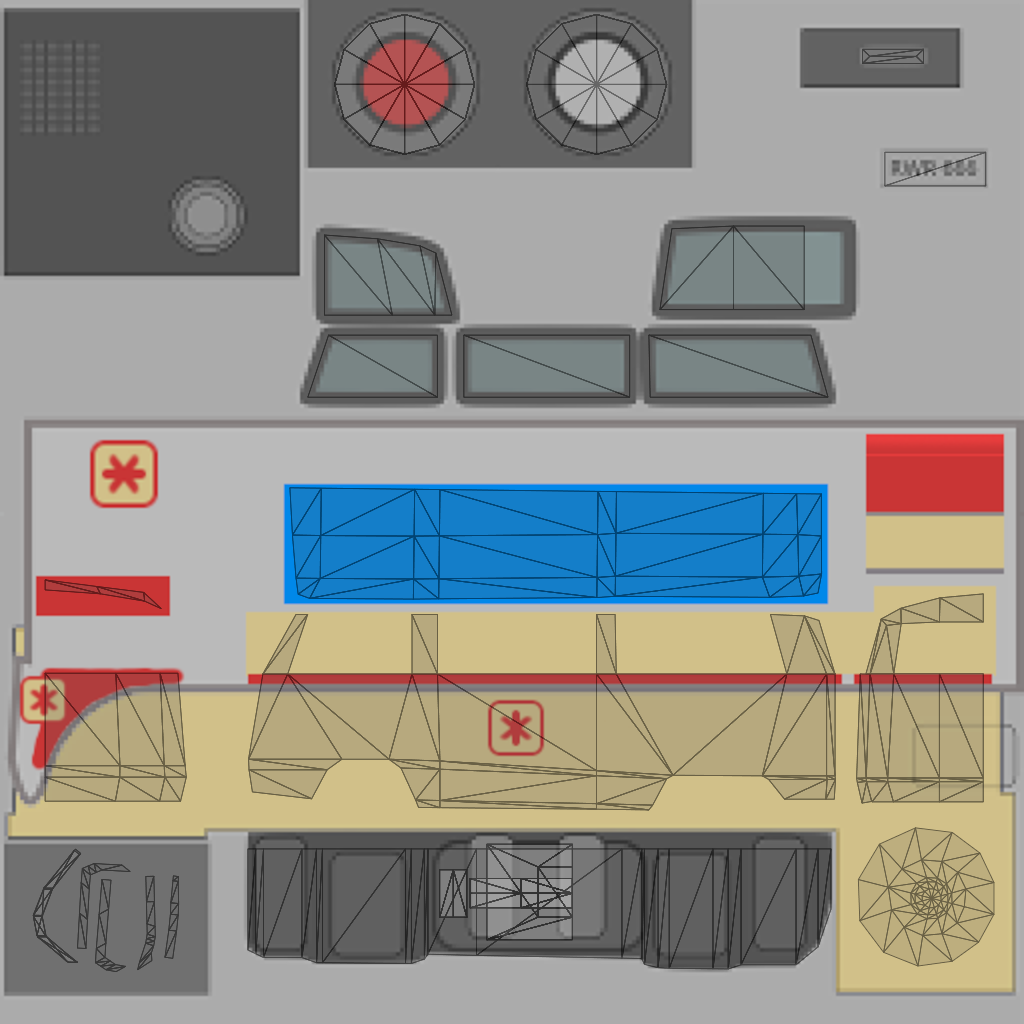
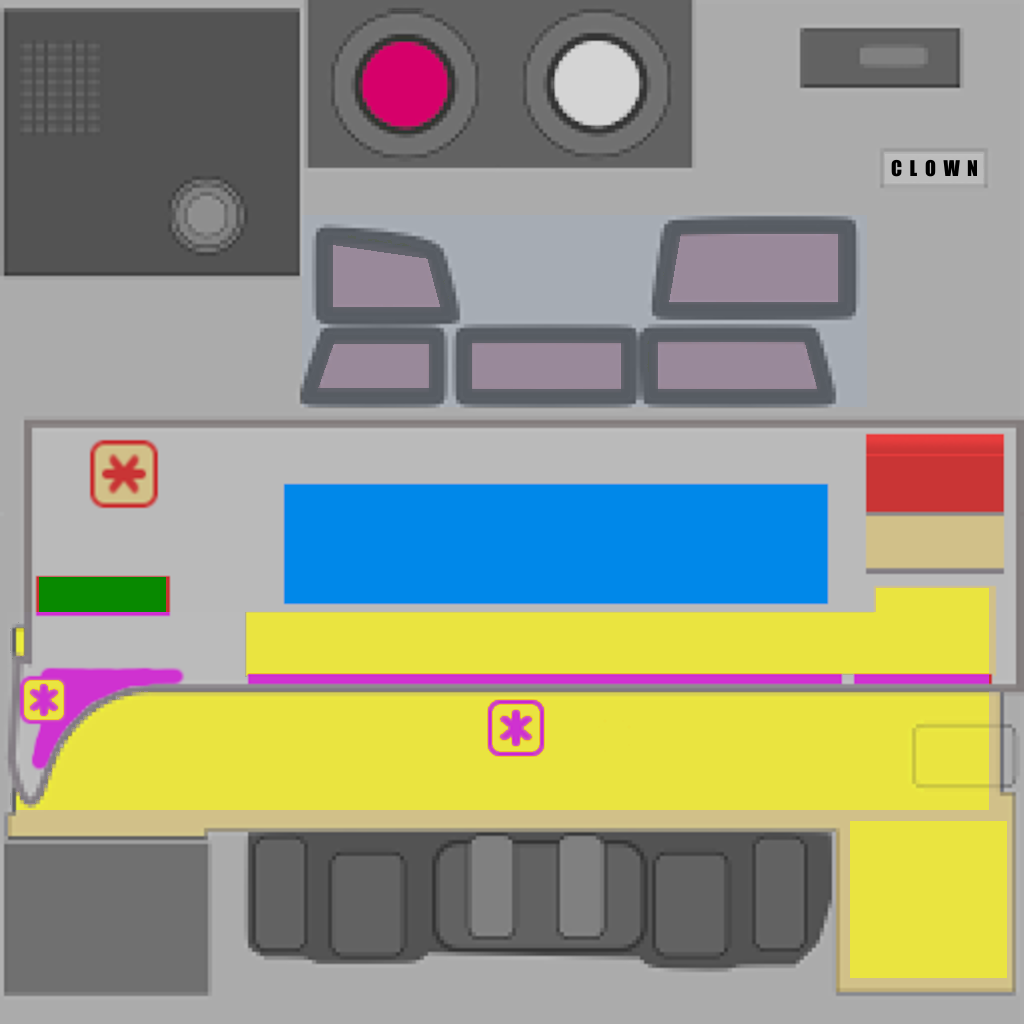
Layered file, before and after one edit (1024x1024). Changes by layer:
hid "uv" over box(32, 14, 995, 972)
added layer "CLOWN" above "clowncar" over box(891, 159, 977, 177)
painted on "clowncar" over box(7, 7, 1007, 978)
